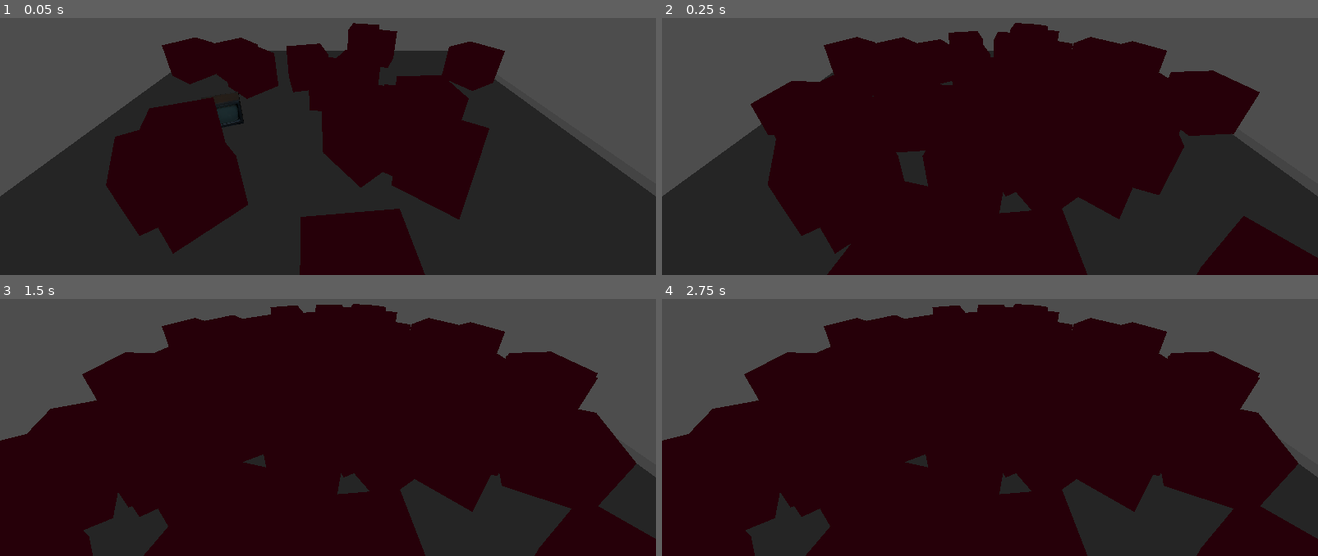
Above: before the commit, frames 1-4 (two rows, left to right).
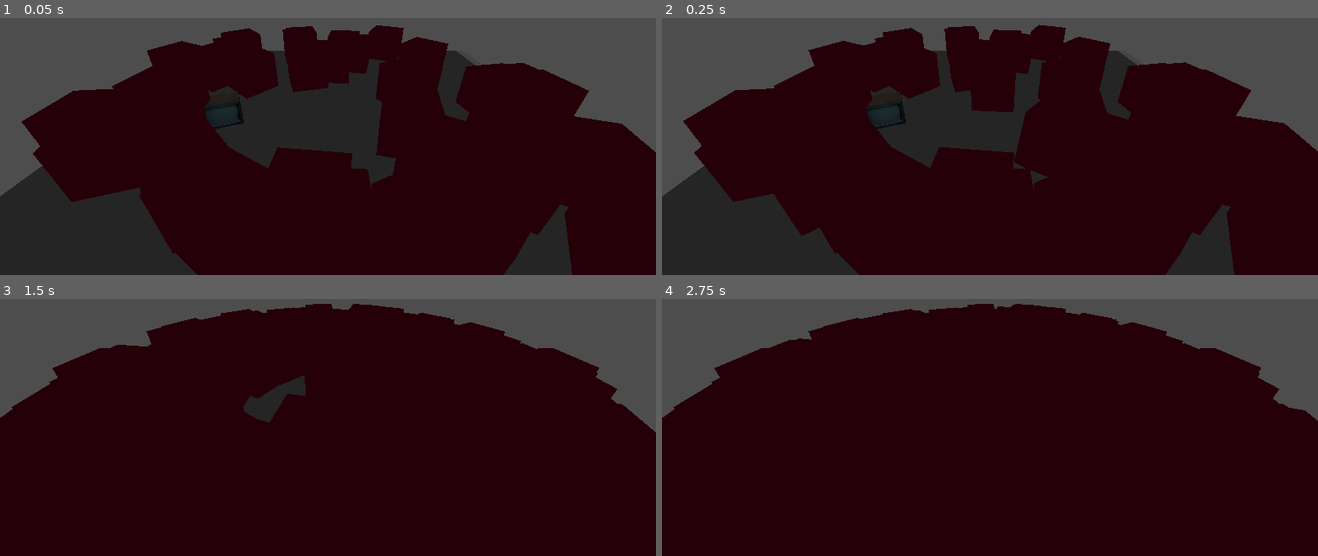
Above: after the commit, the same moments.

Repository: TagDBack/TDB-STB
Game: Godot game, scene res://scenes/tests/3d-spawn.tscn
Same seed, same stepped clock (60 frames per second), same inputs: the game is played once before the commit and once after it. The project has no main scene, so this scene is started directly.
Inputs:
- Up to frame 1 (0.05 s): no input
- Up to frame 2 (0.25 s): no input
- Up to frame 3 (1.5 s): hold D (move_right) 0.53-1.28 s; hold Alt (move_slide) 0.53-1.28 s; hold S (move_down) from 1.28 s (still down); tap Shift (move_sprint) at 1.35 s
- Up to frame 4 (2.75 s): release S (move_down) at 2.03 s; hold D (move_right) from 2.03 s (still down); hold Alt (move_slide) from 2.03 s (still down)

The runs differ from the first frame. In frame 1, 43% of the frame differs, in the area x 3-100%, y 1-100%; in frame 2, 27%; in frame 3, 15%; in frame 4, 14%.

Commit message:
Add autoload SpawnerManager
- To manage which scene to load for new wave
- Add test scene for spawner
- Expected spawner packed in a level scene

Diff:
--- a/project.godot
+++ b/project.godot
@@ -17,6 +17,7 @@
 [autoload]
 
 WaveManager="*res://scripts/wave-manager.gd"
+SpawnManager="*res://scripts/spawn-manager.gd"
 
 [gui]
 
--- /dev/null
+++ b/scenes/levels/level1.tscn
@@ -0,0 +1,18 @@
+[gd_scene load_steps=3 format=3 uid="uid://brxgcbxyerq6m"]
+
+[ext_resource type="PackedScene" uid="uid://bwdvfyyau5fr7" path="res://scenes/miscs/spawner.tscn" id="1_s1vxr"]
+[ext_resource type="PackedScene" uid="uid://eapxb2w7pn6k" path="res://scenes/entities/test-enemy.tscn" id="2_almsh"]
+
+[node name="level1" type="Node3D"]
+
+[node name="Spawner" parent="." instance=ExtResource("1_s1vxr")]
+enemy_pack = ExtResource("2_almsh")
+total_spawn_number = 50
+total_batch = 10
+delay_batch_spawn = 0.2
+
+[node name="Spawner2" parent="." instance=ExtResource("1_s1vxr")]
+enemy_pack = ExtResource("2_almsh")
+total_spawn_number = 200
+delay_batch_spawn = 0.4
+min_radius = 2
--- a/scenes/tests/3d-spawn.tscn
+++ b/scenes/tests/3d-spawn.tscn
@@ -1,9 +1,7 @@
-[gd_scene load_steps=8 format=3 uid="uid://c3ycyeolmx4n4"]
+[gd_scene load_steps=6 format=3 uid="uid://c3ycyeolmx4n4"]
 
 [ext_resource type="PackedScene" uid="uid://dq2ntdi7sxjas" path="res://assets/objects/3d/Test-cube/cube.glb" id="1_2oafi"]
 [ext_resource type="PackedScene" uid="uid://lwpqpcomo7ls" path="res://assets/objects/3d/Test-tv/scene.gltf" id="2_qtsll"]
-[ext_resource type="PackedScene" uid="uid://bwdvfyyau5fr7" path="res://scenes/miscs/spawner.tscn" id="3_67cou"]
-[ext_resource type="PackedScene" uid="uid://eapxb2w7pn6k" path="res://scenes/entities/test-enemy.tscn" id="4_5s41u"]
 [ext_resource type="PackedScene" uid="uid://bprfcwfw815l8" path="res://scenes/entities/test-plane.tscn" id="5_ajb3s"]
 
 [sub_resource type="Environment" id="Environment_ebw1g"]
@@ -27,10 +25,6 @@
 environment = SubResource("Environment_ebw1g")
 camera_attributes = SubResource("CameraAttributesPractical_87c85")
 
-[node name="Spawner" parent="." instance=ExtResource("3_67cou")]
-transform = Transform3D(1, 0, 0, 0, 1, 0, 0, 0, 1, 0, 4.67075, 0)
-enemy_pack = ExtResource("4_5s41u")
-
 [node name="test-plane" parent="." instance=ExtResource("5_ajb3s")]
 transform = Transform3D(1.00675, 0, 0, 0, 1, 0, 0, 0, 1, 0, -0.300598, 0)
 
--- /dev/null
+++ b/scripts/spawn-manager.gd
@@ -0,0 +1,23 @@
+extends Node
+
+# Called when the node enters the scene tree for the first time.
+func _ready():
+	pass
+
+
+func new_wave(wave_number):
+	call_deferred("_deferred_new_wave", wave_number)
+
+func _deferred_new_wave(wave_number):
+	if wave_number == 1:
+		spawn("res://scenes/levels/level1.tscn")
+	else:
+		pass
+
+func spawn(spawner_level_path):
+	call_deferred("_deferred_spawn", spawner_level_path)
+
+func _deferred_spawn(spawner_level_path):
+	var s = ResourceLoader.load(spawner_level_path)
+	var spawner = s.instantiate()
+	get_tree().root.add_child(spawner)
--- a/scripts/wave-manager.gd
+++ b/scripts/wave-manager.gd
@@ -35,6 +35,7 @@
 	wave_number += 1
 	print(wave_number)
 	calculate_multiplier()
+	SpawnManager.new_wave(wave_number)
 
 	if (wave_number >= 16):
 		endless_mode_next_wave()
